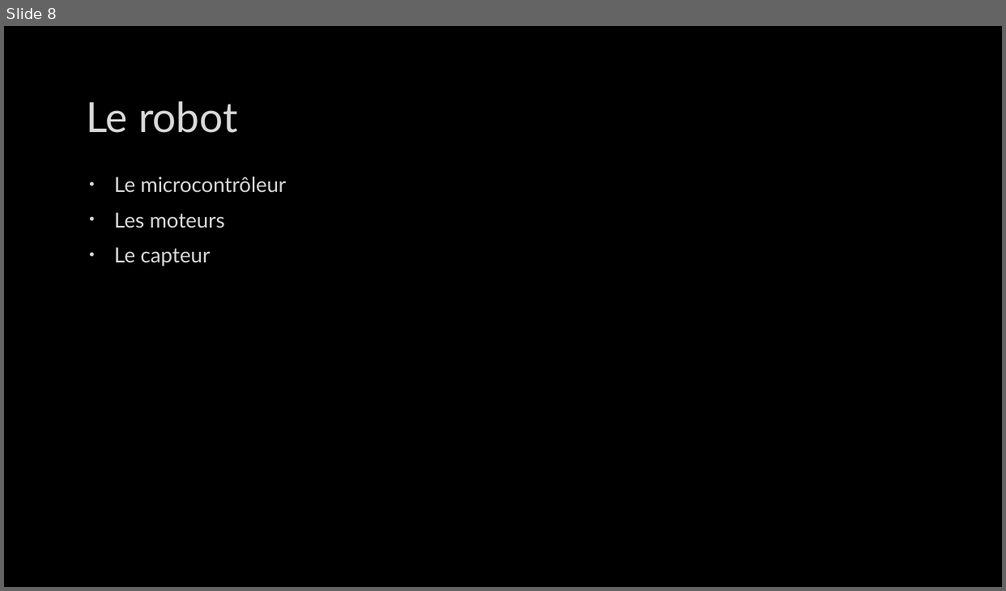
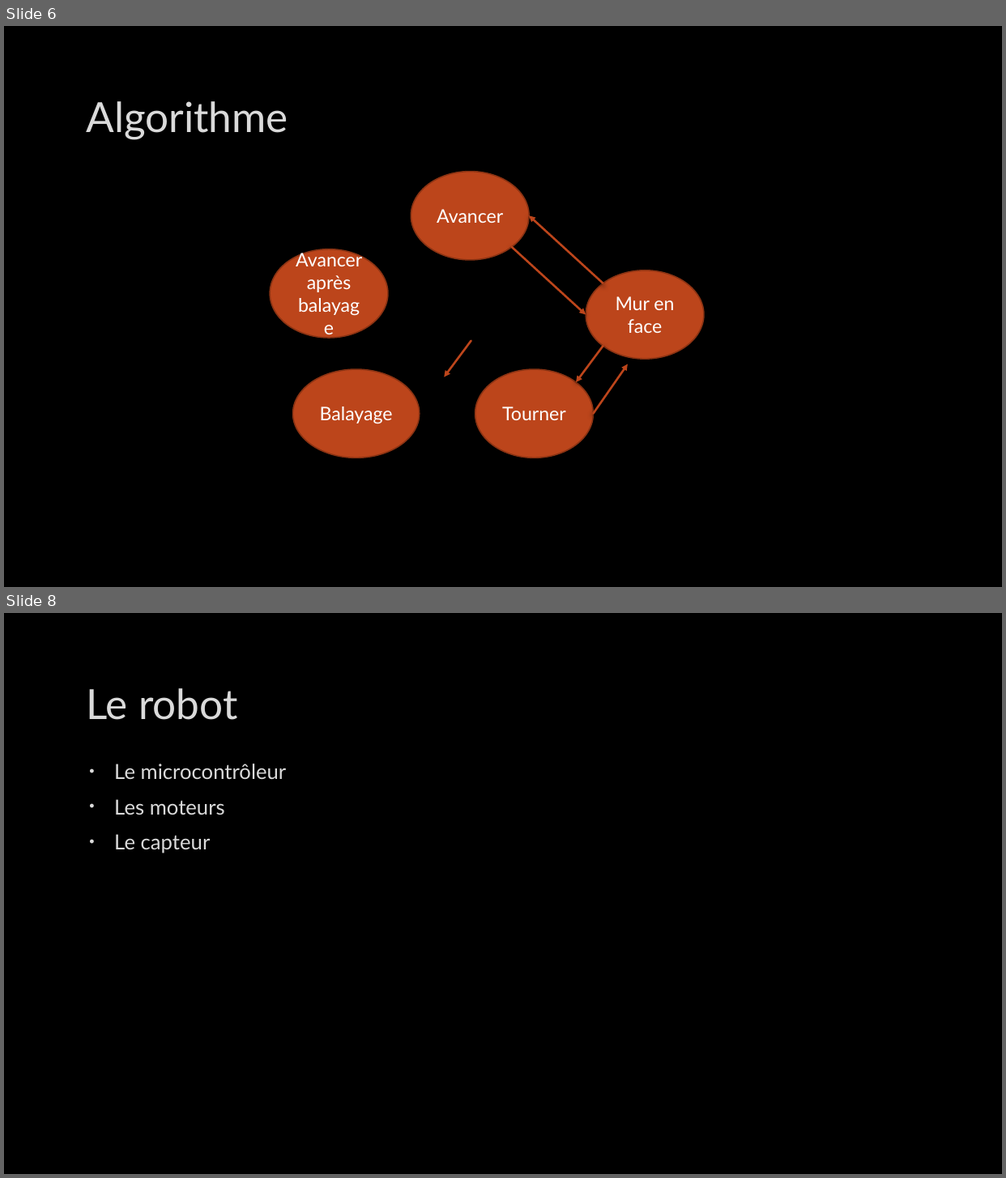
Before and after one commit to CyrilPy/BadMonkey, a slide deck: Gestion projet/Projet intégration robotique – IMERIR.pptx. Shown one above the other, each under a label of ours: slide 8 before the commit, slides 6 and 8 after it; the slides between them are not shown. The pictures are 1006x591 and 1006x1178 pixels, drawn with LibreOffice and Linux fonts; fonts in the diff are those of the drawing; background and template pictures are left out. Boxes give left, top, right and bottom in pixels: in the first picture for what was removed or moved away, otherwise in the second. Text is boxed around its words. In the diff, an @@ line names an element or a change of style, - is before the commit and + after.

```diff
--- a/Gestion projet/Projet intégration robotique – IMERIR.pptx
+++ b/Gestion projet/Projet intégration robotique – IMERIR.pptx
@@ slide 6 added at (x1=4, y1=26, x2=1002, y2=587), background picture (left out) @@
@@ title added at (x1=87, y1=101, x2=288, y2=139), 40 pt, text #DADADA @@
+Algorithme
@@ ellipse added at (x1=411, y1=171, x2=530, y2=259), fill #BC451B, outline #8B3314 1.25 pt, 18 pt, text #FFFFFF @@
+Avancer
@@ arrow added from (603, 284) to (529, 216), #BC451B 2 pt @@
@@ ellipse added at (x1=270, y1=249, x2=388, y2=337), fill #BC451B, outline #8B3314 1.25 pt, 18 pt, text #FFFFFF @@
+Avancer après balayage
@@ arrow added from (512, 247) to (586, 315), #BC451B 2 pt @@
@@ ellipse added at (x1=586, y1=271, x2=704, y2=359), fill #BC451B, outline #8B3314 1.25 pt, 18 pt, text #FFFFFF @@
+Mur en face
@@ arrow added from (471, 341) to (444, 377), #BC451B 2 pt @@
@@ arrow added from (603, 347) to (576, 382), #BC451B 2 pt @@
@@ arrow added from (593, 414) to (628, 365), #BC451B 2 pt @@
@@ ellipse added at (x1=293, y1=369, x2=420, y2=458), fill #BC451B, outline #8B3314 1.25 pt, 18 pt, text #FFFFFF @@
+Balayage
@@ ellipse added at (x1=475, y1=369, x2=593, y2=458), fill #BC451B, outline #8B3314 1.25 pt, 18 pt, text #FFFFFF @@
+Tourner
```
Also in this commit, not shown: 3 slides changed, 7 other slides added, 1 slide removed, 2 other files.
